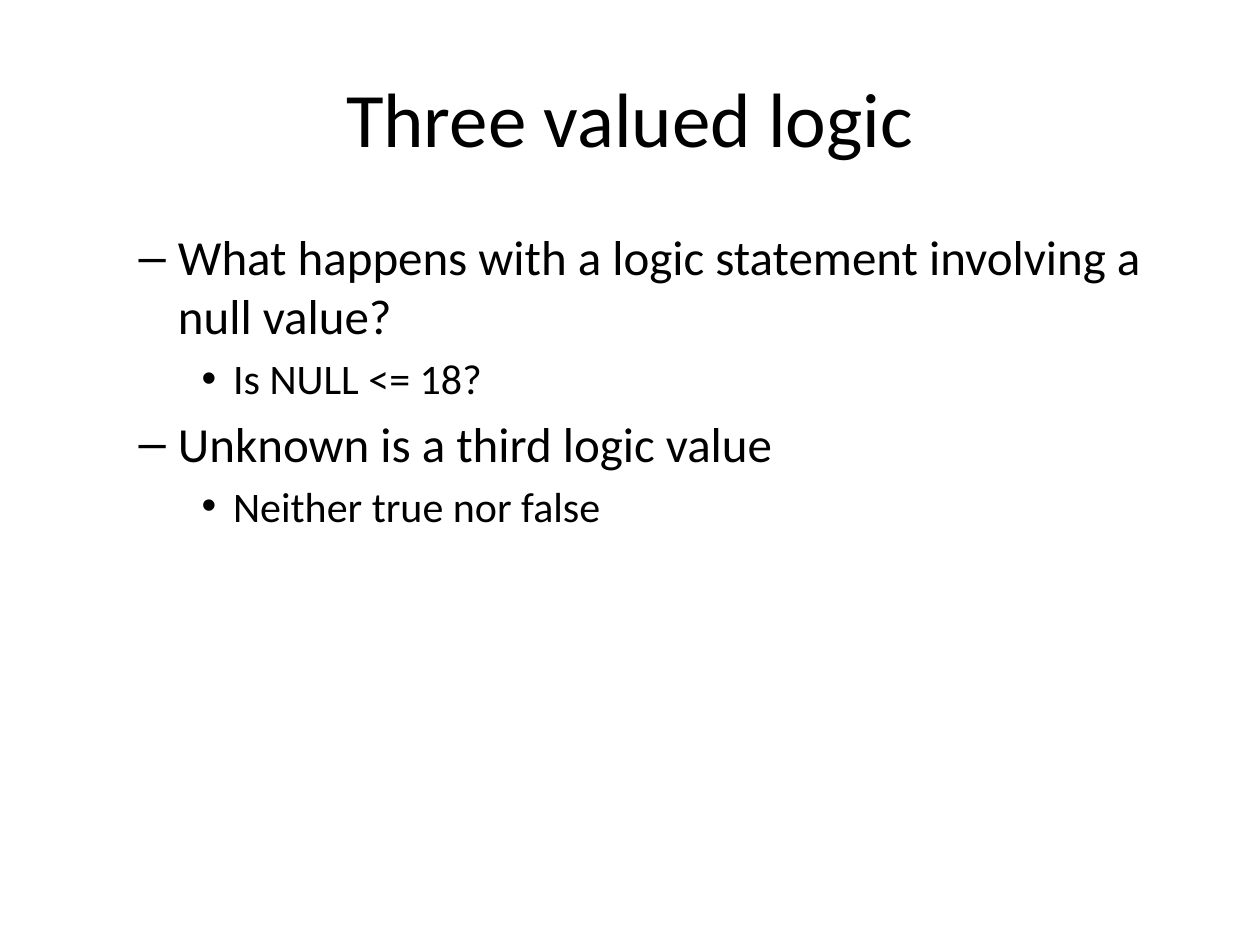
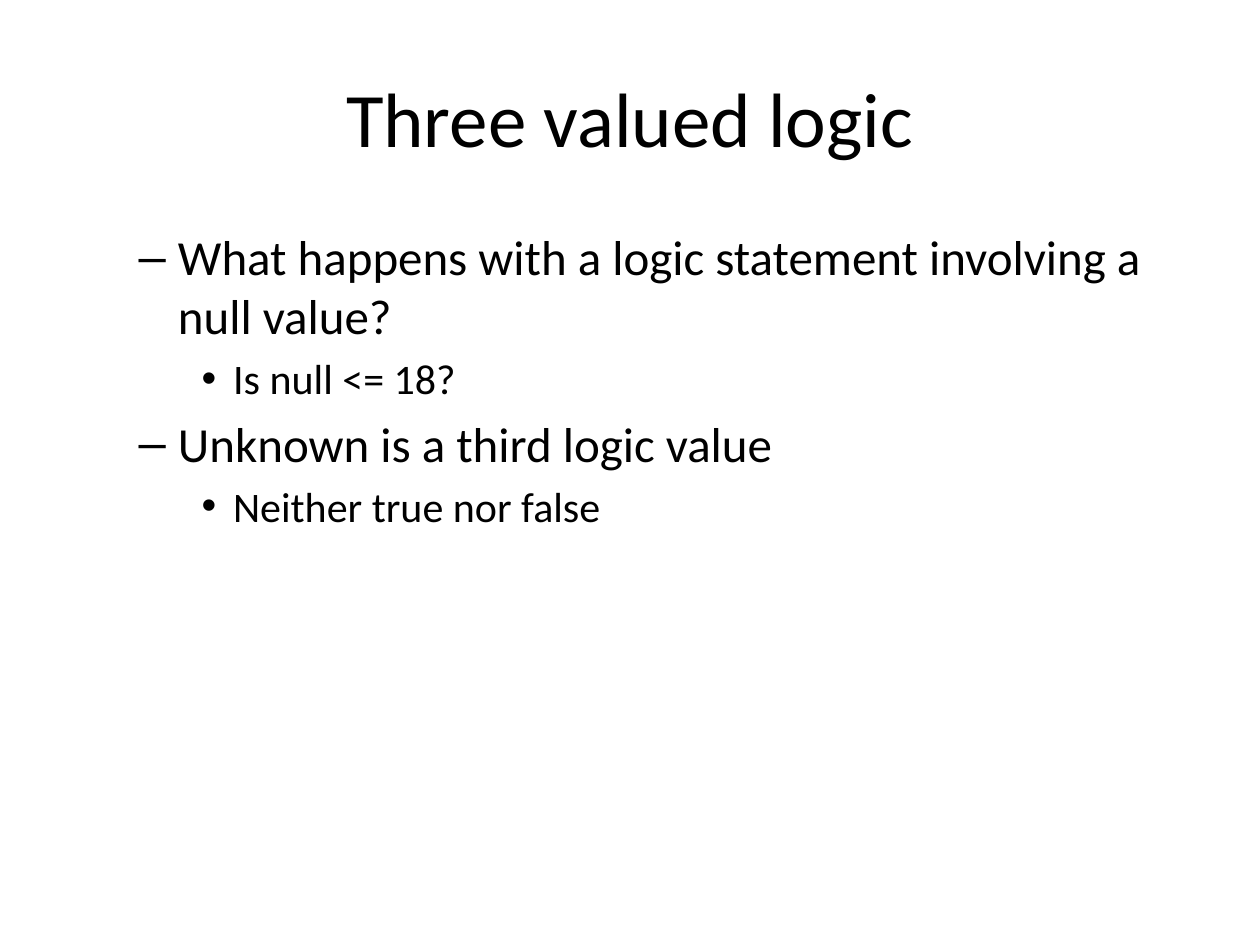
Before and after one commit to pmean/introduction-to-sql, a slide deck: slide 17 of src/null-values.pptx (slide 15 before the commit). Drawn at 1260x945 pixels with LibreOffice and Linux fonts; fonts in the diff are those of the drawing. Boxes give left, top, right and bottom in pixels: in the first picture for what was removed or moved away, otherwise in the second. Text is boxed around its words. In the diff, an @@ line names an element or a change of style, - is before the commit and + after.

Commit message:
Split null-values lecture into two parts

```diff
--- a/src/null-values.pptx
+++ b/src/null-values.pptx
@@ text at (233,364,456,395): text changed @@
-    • Is NULL <= 18?
+    • Is null <= 18?
```
Also in this commit, not shown: 7 other slides changed, 5 slides added, 1 other file.
